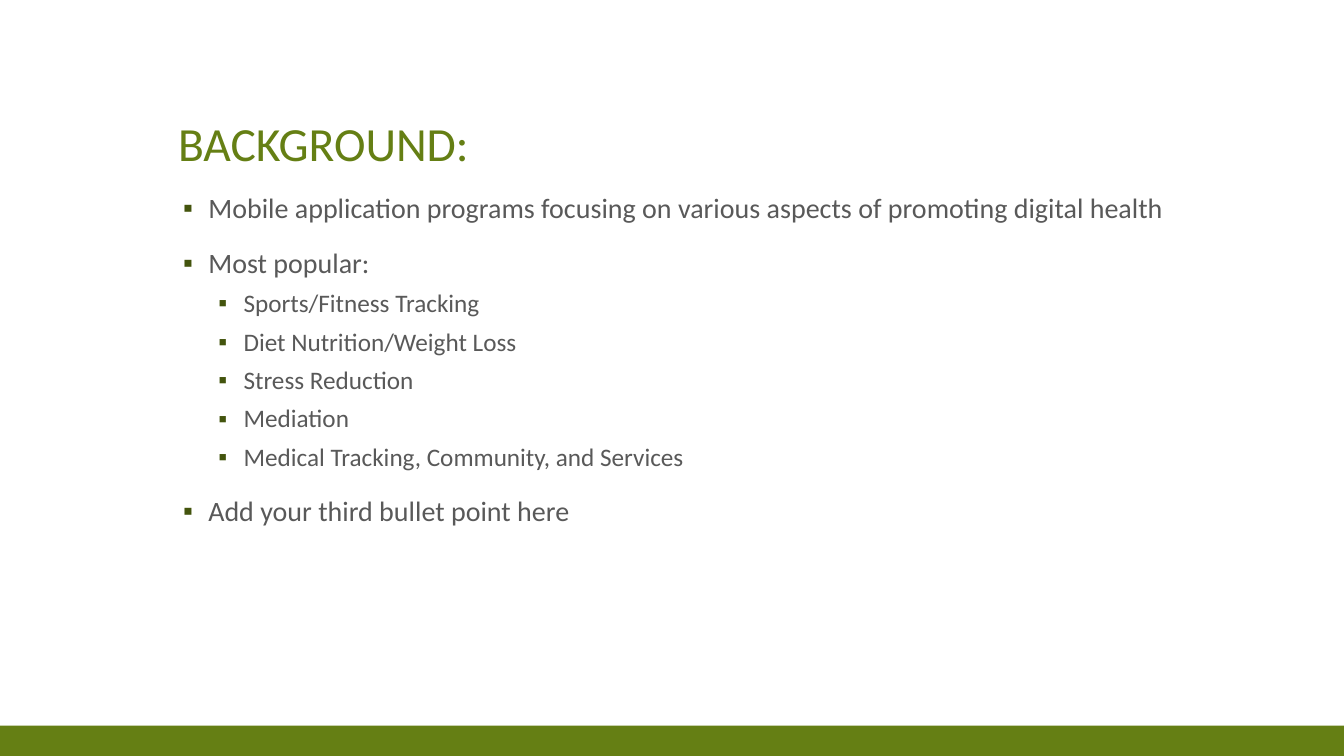
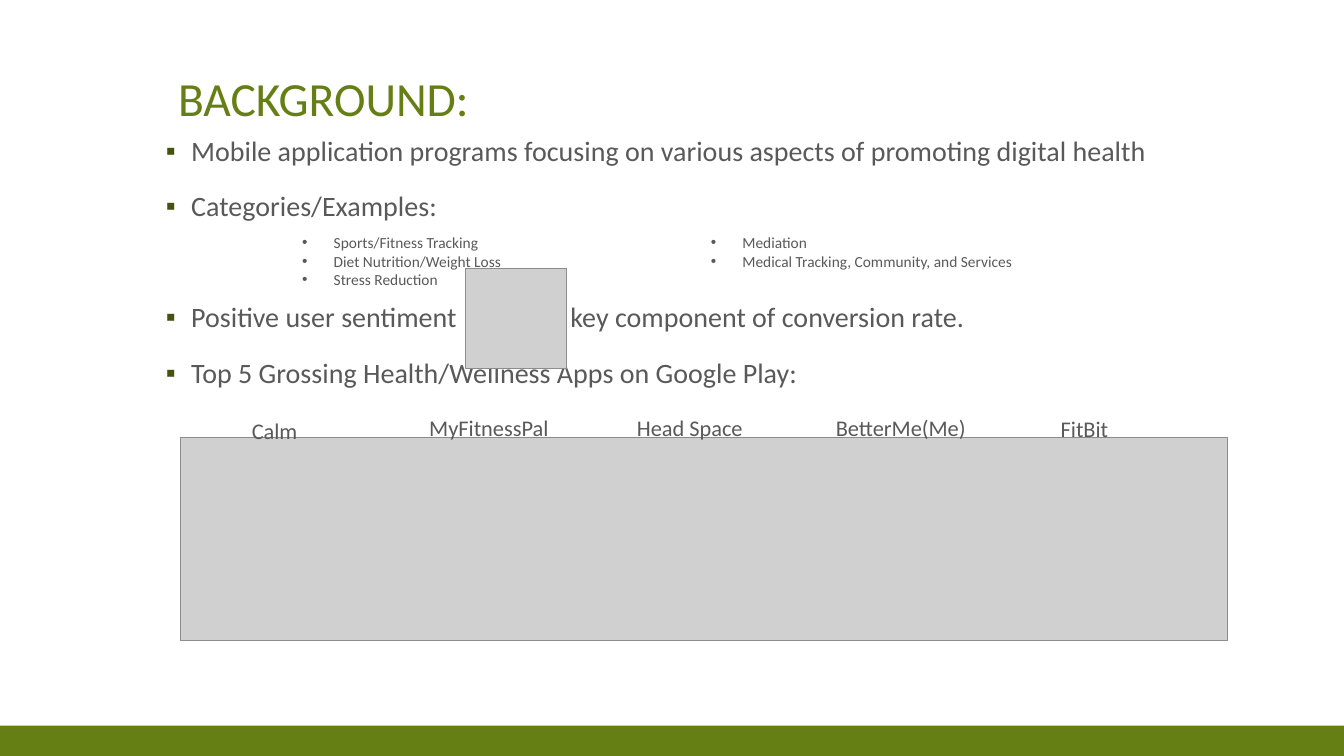
Before and after one commit to andiosika/Flatiron_Capstone, a slide deck: slide 3 of appreview.pptx (slide 2 before the commit). Drawn at 1344x756 pixels with LibreOffice and Linux fonts; fonts in the diff are those of the drawing; grey boxes stand for pictures. Boxes give left, top, right and bottom in pixels: in the first picture for what was removed or moved away, otherwise in the second. Text is boxed around its words. In the diff, an @@ line names an element or a change of style, - is before the commit and + after.

```diff
--- a/appreview.pptx
+++ b/appreview.pptx
@@ title "BACKGROUND:": place and size @@
-title "BACKGROUND:" at box(178, 130, 469, 162)
+title "BACKGROUND:" at box(178, 85, 469, 117)
@@ text "Mobile application programs focusing on ...": place and size @@
-text "Mobile application programs focusing on ..." at box(208, 198, 1163, 526)
+text "Mobile application programs focusing on ..." at box(191, 141, 1146, 388)
@@ text at box(191, 196, 964, 388): text changed; size 18 to 20 pt @@
-▪ Most popular:
-  ▪ Sports/Fitness Tracking
-  ▪ Diet Nutrition/Weight Loss
-  ▪ Stress Reduction
-  ▪ Mediation
-  ▪ Medical Tracking, Community, and Services
-▪ Add your third bullet point here
+▪ Categories/Examples:
+▪ Positive user sentiment key component of conversion rate.
+▪ Top 5 Grossing Health/Wellness Apps on Google Play:
@@ text added at box(334, 237, 1012, 285), 11 pt, text #595959 @@
+  • Sports/Fitness Tracking
+  • Diet Nutrition/Weight Loss
+  • Stress Reduction
+  • Mediation
+  • Medical Tracking, Community, and Services
@@ picture added at box(466, 268, 567, 369) @@
@@ picture added at box(180, 438, 1228, 640) @@
@@ text added at box(252, 423, 298, 439), 16 pt, text #595959 @@
+Calm
@@ text added at box(429, 420, 548, 440), 16 pt, text #595959 @@
+MyFitnessPal
@@ text added at box(637, 420, 742, 440), 16 pt, text #595959 @@
+Head Space
@@ text added at box(836, 420, 966, 439), 16 pt, text #595959 @@
+BetterMe(Me)
@@ text added at box(1061, 422, 1109, 438), 16 pt, text #595959 @@
+FitBit
```
Also in this commit, not shown: 1 other slide changed, 13 slides added, 9 slides removed, 14 other files.
